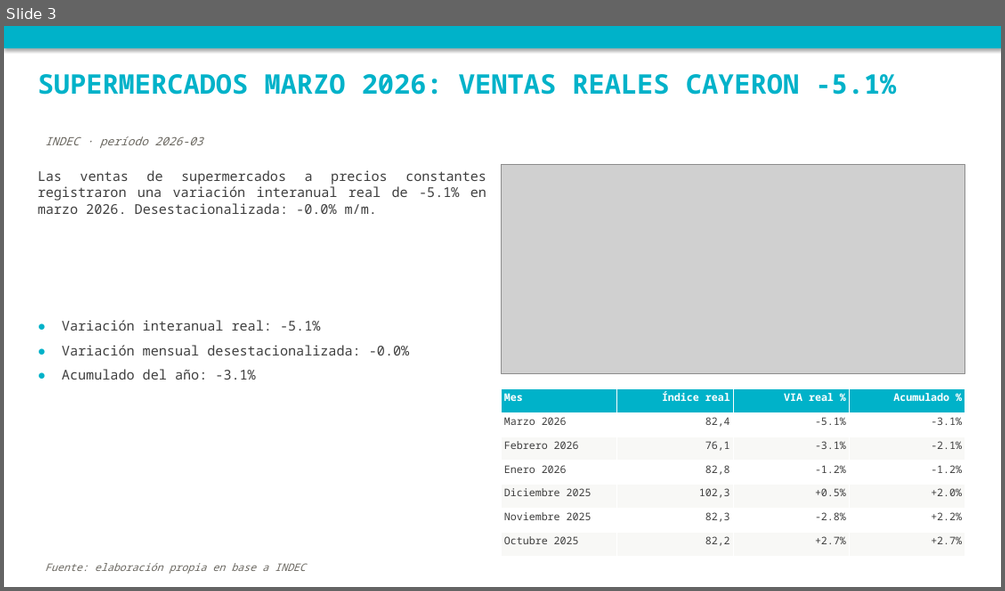
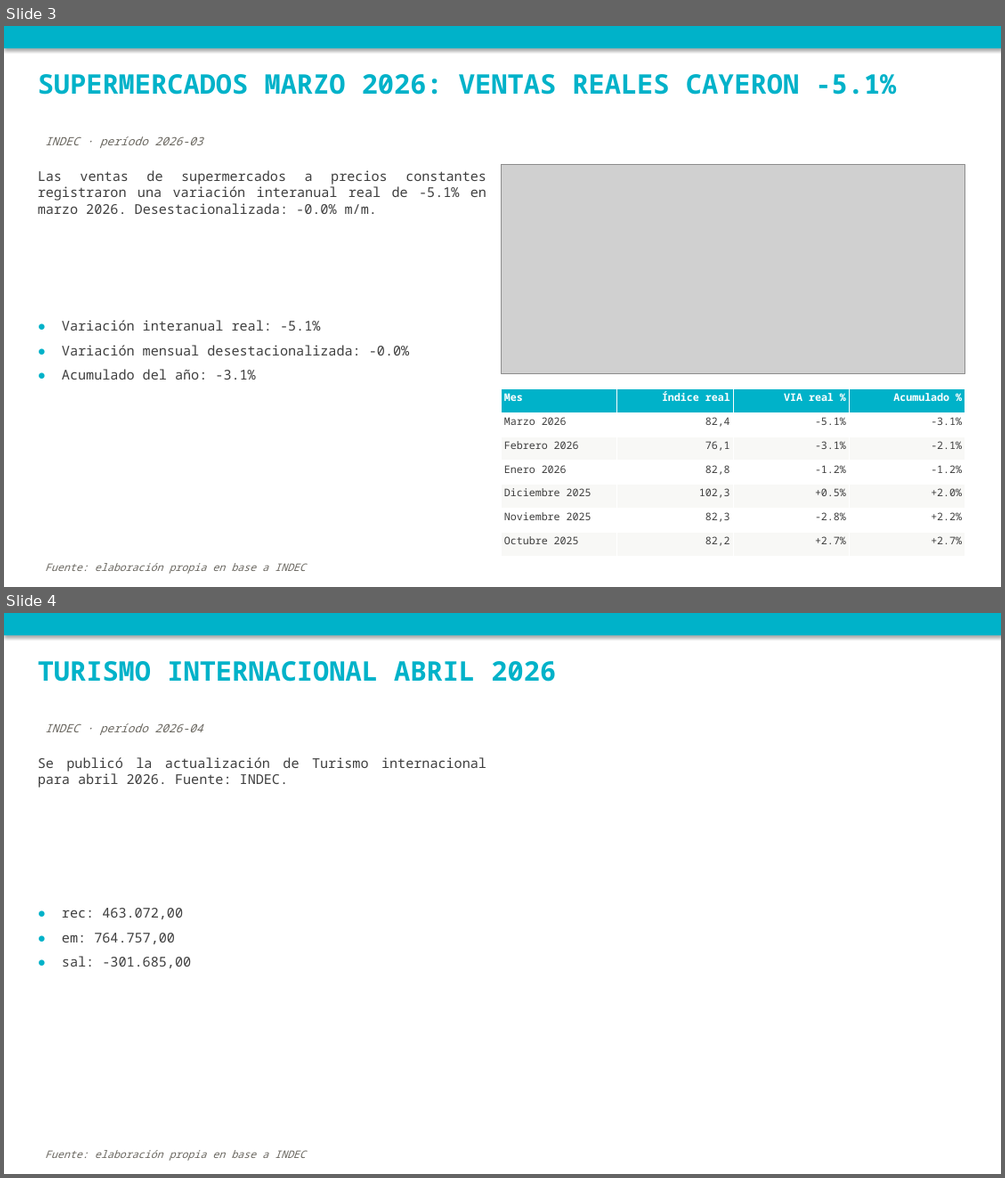
Before and after one commit to nwalovnik/boludos-ppt, a slide deck: publicaciones_semana.pptx. Shown one above the other, each under a label of ours: slide 3 before the commit, slides 3 and 4 after it. The pictures are 1005x591 and 1005x1178 pixels, drawn with LibreOffice and Linux fonts; fonts in the diff are those of the drawing; grey boxes stand for pictures. Boxes give left, top, right and bottom in pixels: in the first picture for what was removed or moved away, otherwise in the second. Text is boxed around its words. In the diff, an @@ line names an element or a change of style, - is before the commit and + after.

```diff
--- a/publicaciones_semana.pptx
+++ b/publicaciones_semana.pptx
@@ slide 4 added at <box>4,613,1001,1174</box>, background #FFFFFF @@
@@ rectangle added at <box>4,613,1001,635</box>, fill #00B2C9 @@
@@ text added at <box>38,661,556,682</box>, 26 pt, text #00B2C9, bold @@
+TURISMO INTERNACIONAL ABRIL 2026
@@ text added at <box>45,723,202,735</box>, 11 pt, text #6A6760, italic @@
+INDEC · período 2026-04
@@ text added at <box>38,757,486,787</box>, 13 pt, text #3F3F3F @@
+Se publicó la actualización de Turismo internacional para abril 2026. Fuente: INDEC.
@@ text added at <box>62,908,191,968</box>, 13 pt, text #3F3F3F @@
+● rec: 463.072,00
+● em: 764.757,00
+● sal: -301.685,00
@@ text added at <box>45,1150,306,1160</box>, 10 pt, text #6A6760, italic @@
+Fuente: elaboración propia en base a INDEC
```
Also in this commit, not shown: 1 slide changed, 3 other files.
